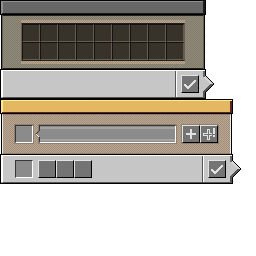
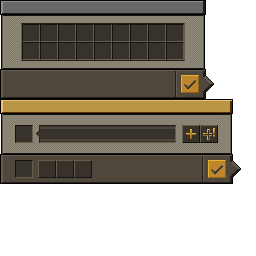
Layers edited between the first and the second w=256, h=256 image:
removed layer "filters.png #2" over 3, 14, 205, 69
added layer "elements" above "screen-things" over 15, 23, 218, 143
added layer "screen-things" above "stoneborn" over 1, 14, 232, 155
added layer "stoneborn" above "imported" over 0, 14, 241, 184
hid "filters.png" over 0, 14, 241, 184
